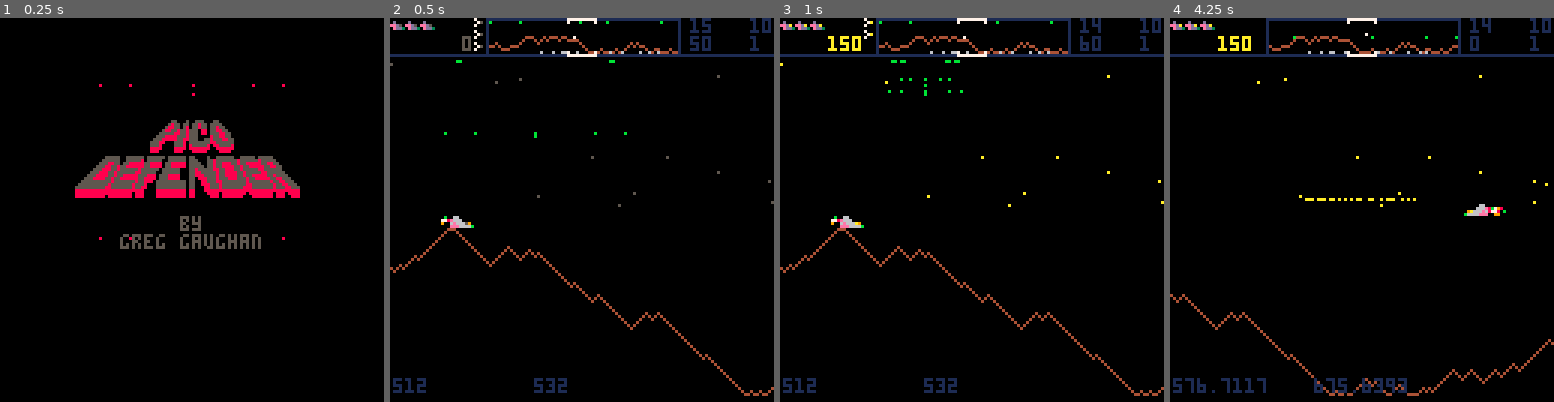
Above: before the commit, frames 1-4 (left to right).
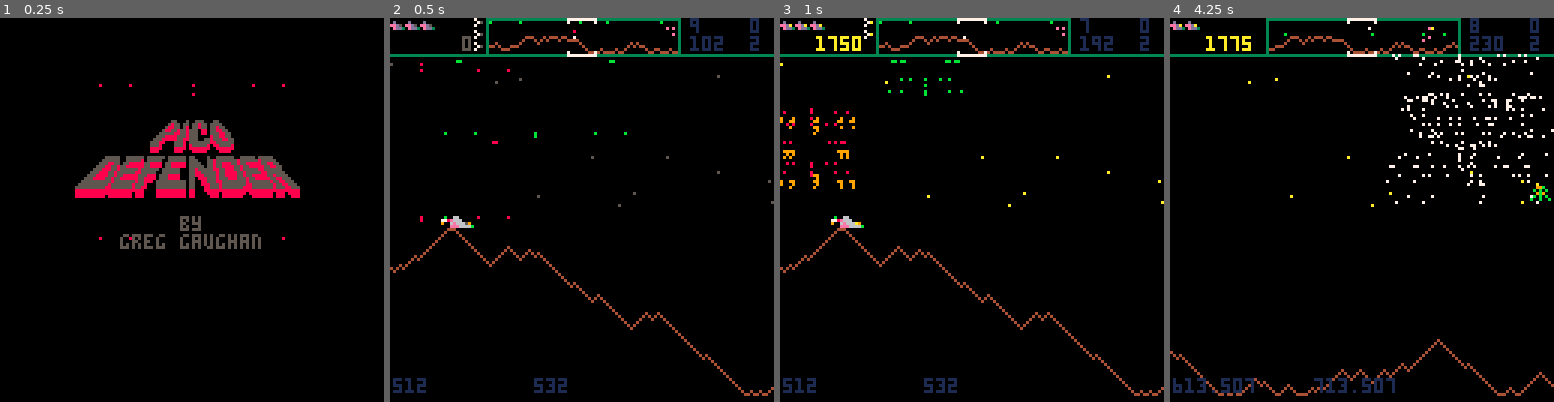
Above: after the commit, the same moments.

Repository: ggaughan/picodefender
Game: PICO-8 cartridge picodefender.p8
Same seed, same stepped clock (60 frames per second), same inputs: the game is played once before the commit and once after it.
Inputs:
- Up to frame 1 (0.25 s): no input
- Up to frame 2 (0.5 s): tap X (X key) at 0.33 s
- Up to frame 3 (1 s): tap O (Z key) at 0.7 s
- Up to frame 4 (4.25 s): tap X (X key) at 1.07, 1.85, 2.97, 4.08 s; hold Right 1.6-2.1 s; tap O (Z key) every 0.4 s from 1.7 to 4.1 s; hold Up 2.15-2.42 s; hold Right 2.47-3.03 s; hold Left 3.08-3.58 s; hold Down 3.63-3.97 s; hold Right from 4.02 s (still down)

Frame 1 is identical in both runs. In frame 2, 1.8% of the frame differs, in the area x 0-100%, y 0-54%; in frame 3, 2.3%; in frame 4, 6.2%, in the area x 0-100%, y 0-99%.

Commit message:
Pods and swarmers

Diff:
--- a/picodefender.p8
+++ b/picodefender.p8
@@ -108,8 +108,12 @@
 lander_speed_y_factor = 2
 mutant_speed = 0.4
 baiter_speed = 2.6  -- faster than player  -- todo set to max_speed*factor?
+bomber_speed = 0.3
+pod_speed = 0.2
+swarmer_speed = 0.6
 bullet_expire = 1.4  -- todo depend on actual bullet_speed?
 bullet_speed = 0.02
+mine_expire = 6
 
 particle_expire = 0.8
 particle_speed = 0.6
@@ -132,6 +136,7 @@
 wave_old = 60  -- min before baiters
 baiter_next = wave_progression / 3  -- delay baiter re-spawn based on last 3 enemies
 max_baiters = 4
+max_swarmers = 20
 wave_reset = 2  -- seconds
 
 extra_score_expire = 1
@@ -373,7 +378,7 @@
 	for e in all(actors) do
 		-- check if hit by laser
 	 for laser in all(lasers) do
-	  if not e.hit then
+	  if not e.hit and e.k ~= mine then
 				--local actual_age = (t-laser[4]) --/ laser_expire
 				local age = (t-laser[4])/laser_expire
 				local x,y = laser[1], laser[2]
@@ -484,9 +489,11 @@
 					-- attack
 					-- todo wrap?
 					if abs(e.x - pl.x) < 128 then
-						if rnd() < 0.0015 then
-						 sfx(7)
-							b=add_bullet(e.x, e.y, e)  -- todo pass weak=true
+						if wxtoc(e.x) < 128 and wxtoc(e.x) > 0 then  -- on screen
+							if rnd() < 0.0025 then
+							 sfx(7)
+								b=add_bullet(e.x, e.y, e)  -- todo pass weak=true
+							end
 						end
 					end
 				elseif e.k == mutant then
@@ -567,6 +574,45 @@
 							b=add_bullet(e.x, e.y, e, true)  -- track
 						end
 					end
+				elseif e.k == bomber then
+				 if e.y < hudy + rnd(30) or e.y > 120 - rnd(30) then
+				 	e.dy *= -1
+				 end
+					-- lay mine
+					-- todo wrap?
+					if rnd() < 0.005 then
+					 -- todo sfx(?)
+						b=add_bullet(e.x, e.y, e)
+					end
+				elseif e.k == swarmer then
+					-- ai
+					-- todo overshoot
+					if abs(e.x - pl.x) < (rnd(256) - e.lazy) then
+					 if e.x < pl.x or rnd()<0.05 then
+						 e.dx = swarmer_speed
+						else
+						 e.dx = -swarmer_speed
+					 end
+
+					 if e.y < hudy + rnd(40) and e.y < pl.y and e.dy<0 then
+					 	e.dy *= -1
+					 elseif e.y > 120 - rnd(40) and e.y > pl.y and e.dy>0 then
+					 	e.dy *= -1
+					 end
+					end
+
+					-- attack
+					-- todo wrap?
+					if abs(e.x - pl.x) < 128 then
+						if rnd() < 0.005 then  -- todo differ from mutant
+						 sfx(7)  -- todo differ?
+							b=add_bullet(e.x, e.y, e)
+						end
+					end
+				elseif e.k == mine then
+			 	if t-e.t > mine_expire then
+			 		del(actors,e)
+			 	end
 				elseif e.k == bullet then
 			 	if t-e.t > bullet_expire then
 			 		del(actors,e)
@@ -664,6 +710,11 @@
  update_particles()  -- could include player dying
 
  if some_timeout and pl.score > highscores[today][8][2] then
+		actors = {}  -- ok?
+		particles = {}
+		lasers = {}
+		-- todo stop sfx
+
  	-- we have a highscore (at least for today)
  	hs_name = ""
  	hs_chr = "a"
@@ -673,6 +724,11 @@
  end
 
  if timeout or (some_timeout and btnp(➡️)) then
+		actors = {}  -- ok?
+		particles = {}
+		lasers = {}
+		-- todo stop sfx
+
   pl.hit = t
  	_update60 = _update60_highscores
  	_draw = _draw_highscores
@@ -848,6 +904,9 @@
 		actors = {}  -- ok?
 		lasers = {}
 		iwave = 0  -- todo leave out?
+		if	debug_test then
+			iwave=1
+		end
 		humans=0  -- topped up by load_wave
 		load_wave()
 	end
@@ -1409,6 +1468,7 @@
 end
 
 function add_bullet(x, y, from, track)
+ -- note: also creates mines
  t=time()
 	b=make_actor(bullet,x,y)
 	local bv = bullet_speed
@@ -1456,6 +1516,11 @@
 	b.w = 1
 	b.h = 1
 	b.c = 6
+	if from and from.k == bomber then
+		b.k = mine
+		b.dx, b.dy = 0,0
+		b.c = 5
+	end
 	return b
 end
 
@@ -1555,13 +1620,49 @@
 	elseif e.k == mutant then
 	 wave.landers_hit += 1  -- same as lander since we can compare with spawn number 1 for 1
 		-- todo track separate hits too?
+	elseif e.k == baiter then
+	 wave.baiters_generated -= 1  -- i.e.so max_baiters => max active batiers
+		-- todo count baiters_hit - why not
 	elseif e.k == bomber then
 	 wave.bombers_hit += 1
-	 -- todo more?
 	elseif e.k == pod then
 	 wave.pods_hit += 1
-	 -- todo more?
-	-- todo count baiters_hit - why not
+	 -- todo sfx(?)
+	 -- spawn swarmers
+	 local r = flr(rnd(256))
+	 local make = 7
+	 if r < 64 then
+	  make = 4
+	 elseif r < 128 then
+	  make = 5
+	 elseif r < 172 then
+	  make = 6
+	 --elseif r < 256 then
+	 -- make = 7
+	 end
+	 if (r == 65) make = 1
+	 if (r == 129) make = 2
+	 if (r == 173) make = 3
+	 make = min(make, max_swarmers - wave.swarmers_generated)
+	 for sw = 1,make do
+		 local x=e.x+rnd(3)
+		 local y=e.y+rnd(6)
+			l=make_actor(swarmer,x,y)  -- no time = show immediately
+			l.c=9 -- or 8?
+			l.dy = swarmer_speed/2
+			if (rnd()<0.5) l.dy *= -1
+			l.dx = swarmer_speed
+			if (rnd()<0.5) l.dx *= -1
+			l.lazy = rnd(64)  -- higher = less likely to chase
+			l.h=4
+			l.w=5
+			l.score=150
+			-- todo sfx(?)  -- todo: if on screen
+		end
+		wave.swarmers_generated += make
+	elseif e.k == swarmer then
+	 wave.swarmers_generated -= 1  -- i.e.so max_swarmers => max active swarmers
+		-- todo count swarmers_hit - why not
 	elseif e.k == human then
 	 -- todo wrap in kill_human routine?
 		if e.capture ~= nil then
@@ -1716,6 +1817,7 @@
  		humans_added=nil,
 	}
 	wave.baiters_generated = 0
+	wave.swarmers_generated = 0
 
 	if iwave == 0 or ((iwave+1)%5 == 0) then
   -- replenish
@@ -1726,7 +1828,7 @@
 	end
 
 	if	debug_test then
-		wave_old = 1
+		--wave_old = 1
 		--wave_progression=1
 		--wave.landers=2 --1
 		--wave.bombers=min(1,wave.bombers)
@@ -1755,13 +1857,13 @@
 			-- find a target
 			l.target = nil
 			if true then --humans > 0 then
-				for i,e in pairs(actors) do
-					if e.k == human and e.capture==nil then
+				for i,a in pairs(actors) do
+					if a.k == human and a.capture==nil then
 		 			-- note: e.capture==nil implies not pl.target, i.e. player not carrying
 		 			-- todo: though might be funny to have lander steal human from player!
-						l.target=e
+						l.target=a
 						l.target.capture = capture_targetted
-						printh(l.x.." targetting "..i.." = "..e.x)
+						printh(l.x.." targetting "..i.." = "..a.x)
 						break
 					end
 				end
@@ -1792,45 +1894,50 @@
 		wave.mutants -= make
 	end
 	if wave.bombers > 0 then
-	 make = min(wave.bombers, 5) -- ok?
+	 make = min(wave.bombers, 3) -- ok?
+	 local groupx = rnd(ww)
+	 local groupdx = 1
+		if (rnd() < 0.5) groupdx *= -1
+		for e = 1,make do
+		 local x=groupx + rnd(ww/20)
+		 --local y=rnd(128-hudy)+hudy
+		 local y=hudy+2 + rnd(80)
+		 -- todo if hit player - move
+			-- note: pass hit time = birthing - wait for implosion to finish  note: also avoids collision detection
+			l=make_actor(bomber,x,y,time())
+			l.c=14
+			--l.dy = lander_speed*lander_speed_y_factor
+			l.h=4
+			l.w=4
+			l.dy = bomber_speed
+ 		if (rnd() < 0.5) l.dy *= -1
+			l.dx = groupdx * bomber_speed
+			l.score=250
+			add_explosion(l, true)  -- reverse i.e. spawn
+			sfx(2)  -- todo: if on screen
+		end
+		wave.bombers -= make
+	end
+ if wave.pods > 0 then
+	 make = min(wave.pods, 4) -- ok?
 		for e = 1,make do
 		 local x=rnd(ww)
 		 --local y=rnd(128-hudy)+hudy
-		 local y=hudy+2
-		 -- todo if hit player - move
-			-- note: pass hit time = birthing - wait for implosion to finish  note: also avoids collision detection
-			l=make_actor(bomber,x,y,time())
-			--l.dy = lander_speed*lander_speed_y_factor
-			l.lazy = rnd(512)  -- higher = less likely to chase
-			l.h=4
-			l.w=3
-			l.score=250
-			add_explosion(l, true)  -- reverse i.e. spawn
-			sfx(2)  -- todo: if on screen
-		end
-		wave.bombers -= make
-	end
- if wave.pods > 0 then
-	 make = min(wave.pods, 5) -- ok?
-		for e = 1,make do
-		 local x=rnd(ww)
-		 --local y=rnd(128-hudy)+hudy
-		 local y=hudy+2
+		 local y=hudy+2+rnd(30)
 		 -- todo if hit player - move
 			-- note: pass hit time = birthing - wait for implosion to finish  note: also avoids collision detection
 			l=make_actor(pod,x,y,time())
-			--l.dy = lander_speed*lander_speed_y_factor
-			l.lazy = rnd(512)  -- higher = less likely to chase
-			l.h=4
-			l.w=5
+			l.c=8
+			l.dy=pod_speed
+			l.dx=pod_speed/4
+			l.h=5
+			l.w=7
 			l.score=1000
 			add_explosion(l, true)  -- reverse i.e. spawn
 			sfx(2)  -- todo: if on screen
 		end
 		wave.pods -= make
 	end
-	-- todo others
-
 	-- based on wave.t? and/or remaining
  -- baiters, if near end of wave
  if wave.baiters_generated < max_baiters then  -- todo adjust for iwave?
@@ -1840,7 +1947,7 @@
 			if age > wave_old*2 or (wave.mutants == 0) then -- todo: include here? active xor this i think?
 				local ae = active_enemies(lander) + active_enemies(mutant) -- excludes baiters
 				if ae < 5 or age > wave_old*2 then
-					if age > wave_old then  -- todo adjust for iwave?
+					if age > wave_old then  -- todo adjust for iwave?	2,3,4+ need more time?
 					 make = 1 -- remove: 5-ae
 					 if ae < 4 then
 							-- prime next one sooner
@@ -1879,6 +1986,8 @@
 		-- todo check not just hit?
 		if e.k == bullet then
 			--printh(e.k.." removed "..e.x)
+		elseif e.k == mine then
+			--printh(e.k.." removed "..e.x)
 		elseif e.k == lander then
 			--printh(e.k.." undead "..e.x)
 			wave.landers	+= 1
@@ -1898,12 +2007,16 @@
 		elseif e.k == baiter then
 			--printh(e.k.." removed "..e.x)
 			-- not counted: re-generate as needed
+		elseif e.k == swarmer then
+			--printh(e.k.." removed "..e.x)
+			-- not counted: re-generate as needed
 		else
 			assert(false, "unknown e.k:"..e.k)
 		end
 		del(actors, e)  -- note: we don't retain the positions on respawn!
 	end
 	wave.baiters_generated = 0
+	wave.swarmers_generated = 0
 	-- prime the respawning
 	wave.t_chunk = t - wave_progression + wave_reset  -- reset
 end
@@ -2045,17 +2158,17 @@
 00000000000000000000000000000000000000000000000000000000000000000000000000000000000000000000000000000000000000000000000000000000
 00000000000000000000000000000000000000000000000000000000000000000000000000000000000000000000000000000000000000000000000000000000
 000000000000000000000000000000b00000000000000000000000000000000000000000000eee00000000000000000000000000000000000000000000000000
-00000908000007e80000097000000778000000000000000000000000000000000000000000111e00000000000000000000000000000000000000000000000000
-0000077e0000087000000eee000009000000000000000000000000000000000000000000001a1e00000000000000000000000000000000000000000000000000
-00000708000000000000000000000000000000000000000000000000000000000000000000111000000000000000000000000000000000000000000000000000
-00000000000000000000000000000000000000000000000000000000000000000000000000000000000000000000000000000000000000000000000000000000
-00000000000000000000000000000000000000000000000000000000000000000000000000000000000000000000000000000000000000000000000000000000
-00000000000000000000000000000000000000000000000000000000000000000000000000000000000000000000000000000000000000000000000000000000
-0000000000000000000000000000000000000000000000000000000000000000000000000010a010000000000000000000000000000000000000000000000000
-000000000000000000000000000000000000000000000000000000000000000000000000000e1e00000000000000000000000000000000000000000000000000
-00000000000000000000000000000000000000000000000000000000000000000000000001e1e1e1000000000000000000000000000000000000000000000000
-000000000000000000000000000000000000000000000000000000000000000000000000000e1e00000000000000000000000000000000000000000000000000
-0000000000000000000000000000000000000000000000000000000000000000000000000010a010000000000000000000000000000000000000000000000000
+00000908000007e80000097000000778000000000000000000000000000000000000000000555e00000000000000000000000000000000000000000000000000
+0000077e0000087000000eee000009000000000000000000000000000000000000000000005a5e00000000000000000000000000000000000000000000000000
+00000708000000000000000000000000000000000000000000000000000000000000000000555000000000000000000000000000000000000000000000000000
+00000000000000000000000000000000000000000000000000000000000000000000000000000000000000000000000000000000000000000000000000000000
+00000000000000000000000000000000000000000000000000000000000000000000000000000000000000000000000000000000000000000000000000000000
+00000000000000000000000000000000000000000000000000000000000000000000000000000000000000000000000000000000000000000000000000000000
+0000000000000000000000000000000000000000000000000000000000000000000000000050a050000000000000000000000000000000000000000000000000
+000000000000000000000000000000000000000000000000000000000000000000000000000e5e00000000000000000000000000000000000000000000000000
+00000000000000000000000000000000000000000000000000000000000000000000000005e5e5e5000000000000000000000000000000000000000000000000
+000000000000000000000000000000000000000000000000000000000000000000000000000e5e00000000000000000000000000000000000000000000000000
+0000000000000000000000000000000000000000000000000000000000000000000000000050a050000000000000000000000000000000000000000000000000
 00000000000000000000000000000000000000000000000000000000000000000000000000000000000000000000000000000000000000000000000000000000
 00000000000000000000000000000000000000000000000000000000000000000000000000000000000000000000000000000000000000000000000000000000
 00000000000000000000000000000000000000000000000000000000000000000000000000000000000000000000000000000000000000000000000000000000
